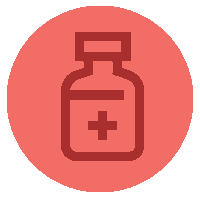
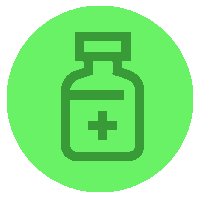
Revision of a layered 200×200 image; what changed, layer by layer:
painted on "Layer 1 copy 12" over [7, 6, 193, 192]
painted on "Layer 1" over [7, 6, 193, 192]
